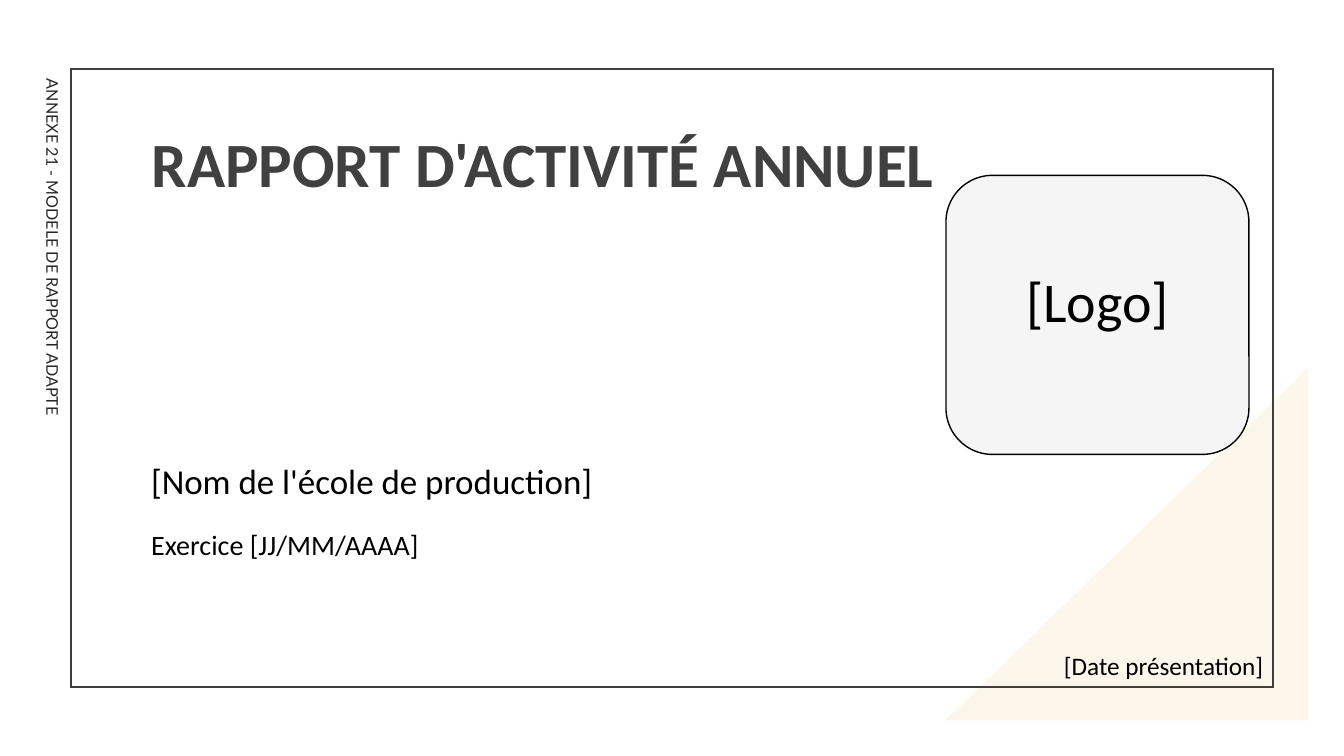
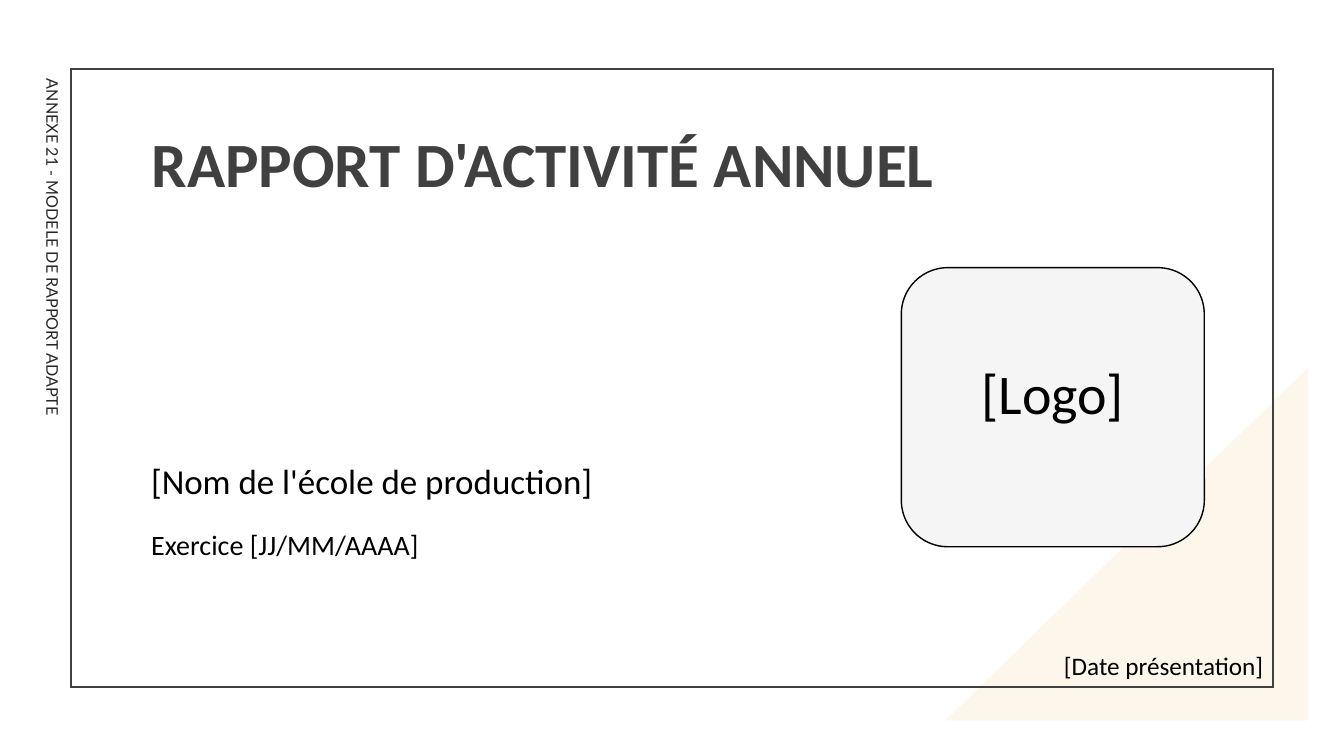
Before and after one commit to Ok1nam/EDP180625, a slide deck: slide 1 of client/public/fichiers/ANNEXE 21 - MODELE DE RAPPORT ADAPTE.pptx. Drawn at 1344x756 pixels with LibreOffice and Linux fonts; fonts in the diff are those of the drawing. Boxes give left, top, right and bottom in pixels: in the first picture for what was removed or moved away, otherwise in the second. Text is boxed around its words. In the diff, an @@ line names an element or a change of style, - is before the commit and + after.

```diff
--- a/client/public/fichiers/ANNEXE 21 - MODELE DE RAPPORT ADAPTE.pptx
+++ b/client/public/fichiers/ANNEXE 21 - MODELE DE RAPPORT ADAPTE.pptx
@@ rounded rectangle "[Logo]": place and size @@
-rounded rectangle "[Logo]" at (946, 175, 1249, 455)
+rounded rectangle "[Logo]" at (901, 268, 1205, 547)
```
Also in this commit, not shown: 3 other slides changed.
